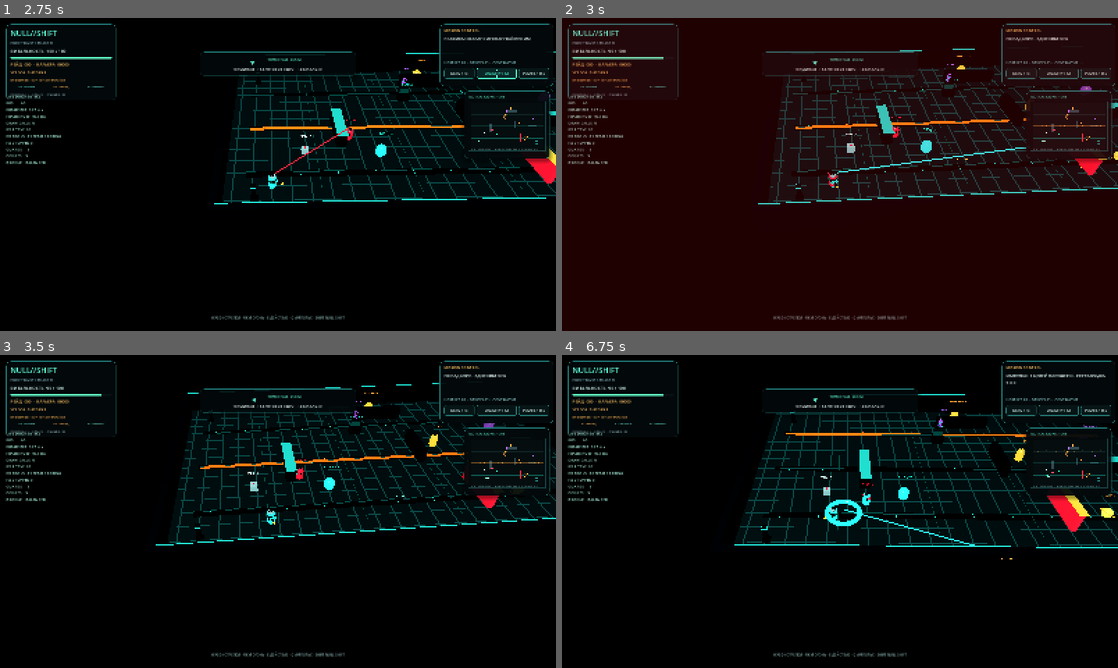
Above: before the commit, frames 1-4 (two rows, left to right).
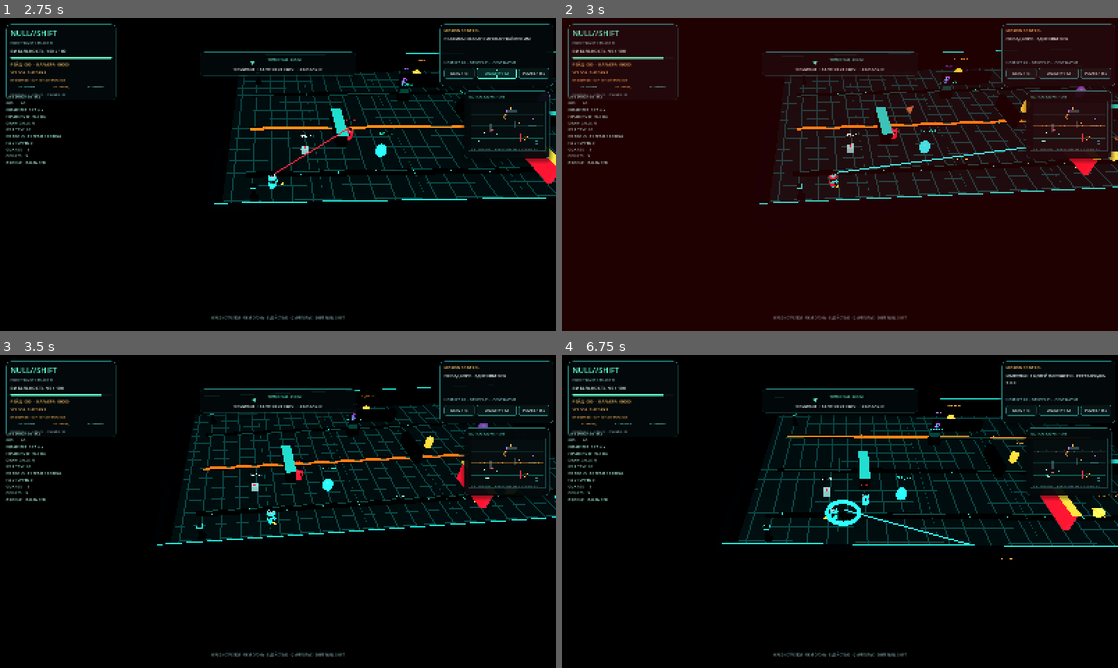
Above: after the commit, the same moments.

Repository: HADJAL001/osgard-world
Game: Godot game, scene res://scenes/main.tscn
The game is run twice, just before and just after one commit, with the same random seed, the same clock (stepped at 60 frames per second) and the same inputs.
Inputs (mouse positions are in pixels of both pictures, inside the frame that each line leads up to):
- Up to frame 1 (2.75 s): click "НАЧАТЬ РЕЙД / ENTER" at 0.5 s; click "DIAG / F3" at 1.25 s; click "QUALITY / F2" at 2 s
- Up to frame 2 (3 s): tap Enter at 2.75, 2.85 s; move the mouse to (962, 158) at 2.77 s; hold Right from 2.78 s (still down); click (962, 158) at 2.92 s
- Up to frame 3 (3.5 s): keep holding Right; tap Space at 3.02 s
- Up to frame 4 (6.75 s): move the mouse to (728, 527) at 3.52 s; release Right at 3.53 s; hold Down 3.53-4.28 s; tap Keypad Enter at 3.6 s; click (728, 527) at 3.67 s; tap Space at 3.77, 6.02 s; move the mouse to (895, 442) at 4.27 s; hold Right 4.28-5 s; tap H at 4.35 s; click (895, 442) at 4.42 s; click "НАЧАТЬ РЕЙД / ENTER" at 5 s; move the mouse to (812, 574) at 5.77 s; hold Up 5.78-6.53 s; tap E at 5.85 s; click (812, 574) at 5.92 s; move the mouse to (1006, 558) at 6.52 s; hold Left from 6.53 s (still down); tap Q at 6.6 s; click (1006, 558) at 6.67 s

Frame 1 is identical in both runs. In frame 2, 4.7% of the frame differs, in the area x 35-100%, y 9-60%; in frame 3, 5.9%; in frame 4, 6.8%, in the area x 28-100%, y 12-62%.

Commit message:
Polish Godot camera feedback and directional damage HUD

Diff:
--- a/godot/null-shift/scripts/main.gd
+++ b/godot/null-shift/scripts/main.gd
@@ -1,6 +1,7 @@
 extends Node3D
 
 const PLAYER_SPEED := 7.4
+const CAMERA_BASE_FOV := 49.0
 const CIPHER := [KEY_UP, KEY_LEFT, KEY_DOWN, KEY_RIGHT]
 const SAVE_PATH := "user://null_shift_career.cfg"
 const MAX_BEAM_POOL := 28
@@ -106,12 +107,18 @@
 var camera_shake_timer := 0.0
 var camera_shake_duration := 0.0
 var camera_shake_strength := 0.0
+var damage_direction_timer := 0.0
+var damage_direction_duration := 0.62
+var damage_direction_source: Node3D
+var damage_direction_fallback := Vector2.UP
 var current_frame_ms := 0.0
 var impact_flash_timer := 0.0
 var phase_flash_timer := 0.0
 var crosshair_kick := 0.0
 var crosshair_hit_timer := 0.0
 var impact_overlay: ColorRect
+var damage_direction_root: Control
+var damage_direction_arrow: Label
 var crosshair_root: Control
 var crosshair_parts: Array[ColorRect] = []
 var aim_target_node: Node3D
@@ -177,6 +184,7 @@
 	damage_flash_timer = maxf(0.0, damage_flash_timer - dt)
 	camera_shake_timer = maxf(0.0, camera_shake_timer - dt)
 	impact_flash_timer = maxf(0.0, impact_flash_timer - dt)
+	damage_direction_timer = maxf(0.0, damage_direction_timer - dt)
 	phase_flash_timer = maxf(0.0, phase_flash_timer - dt)
 	crosshair_kick = move_toward(crosshair_kick, 0.0, dt * 5.6)
 	crosshair_hit_timer = maxf(0.0, crosshair_hit_timer - dt)
@@ -198,6 +206,7 @@
 	_update_target_lock_ui(dt)
 	_update_objective_compass(dt)
 	_update_screen_overlay()
+	_update_damage_direction_ui()
 	hud_clock += dt
 	if hud_clock >= 0.12:
 		hud_clock = 0.0
@@ -828,7 +837,7 @@
 	add_child(camera_rig)
 	camera = Camera3D.new()
 	camera.name = "PerspectiveCamera"
-	camera.fov = 49.0
+	camera.fov = CAMERA_BASE_FOV
 	camera.near = 0.08
 	camera.far = 130.0
 	camera.position = Vector3(0.0, 23.5, 24.5)
@@ -1117,13 +1126,13 @@
 					_spawn_ring_burst(body.global_position + Vector3.UP * 0.12, materials["red"])
 					_screen_impulse(0.13, 0.24)
 					if distance < 7.6 and damage_cooldown <= 0.0 and _has_clear_path_to_player(body.global_position + Vector3.UP * 0.8, body):
-						_damage_player(float(guard["damage"]) * 1.35)
+						_damage_player(float(guard["damage"]) * 1.35, body)
 				elif role == "HEAVY":
 					_screen_impulse(0.055, 0.12)
 					if _player_inside_lanes(stored_lanes, 14.5, 0.88, body) and damage_cooldown <= 0.0:
-						_damage_player(float(guard["damage"]) * 1.3)
+						_damage_player(float(guard["damage"]) * 1.3, body)
 				elif _player_inside_lanes(stored_lanes, 14.5, 0.62, body) and damage_cooldown <= 0.0:
-					_damage_player(float(guard["damage"]))
+					_damage_player(float(guard["damage"]), body)
 				guard["attack_lanes"] = []
 				guard["cooldown"] = randf_range(1.45, 2.15) if role == "RANGER" else randf_range(2.0, 3.0)
 			guards[index] = guard
@@ -1428,7 +1437,7 @@
 func _near(first: Node3D, second: Node3D, distance: float) -> bool:
 	return is_instance_valid(first) and is_instance_valid(second) and first.global_position.distance_to(second.global_position) < distance
 
-func _damage_player(amount: float) -> void:
+func _damage_player(amount: float, attacker: Node3D = null) -> void:
 	if damage_cooldown > 0.0 or null_shift_timer > 0.0:
 		return
 	damage_cooldown = 0.5
@@ -1436,6 +1445,8 @@
 	impact_flash_timer = maxf(impact_flash_timer, 0.28)
 	_screen_impulse(0.24, 0.32)
 	player_health = maxf(0.0, player_health - amount)
+	if is_instance_valid(attacker):
+		_show_damage_direction(attacker)
 	_spawn_hit_sparks(player.global_position + Vector3.UP * 0.8, materials["red"])
 	_play_sfx(85.0, 0.24, 0.14)
 	objective_text = "ПОПАДАНИЕ · ЗДОРОВЬЕ %d%%" % int(player_health)
@@ -1821,6 +1832,7 @@
 	impact_overlay.mouse_filter = Control.MOUSE_FILTER_IGNORE
 	impact_overlay.visible = false
 	hud_root.add_child(impact_overlay)
+	_create_damage_direction_ui()
 	_create_crosshair()
 	_create_target_lock_ui()
 	_create_briefing_panel()
@@ -1877,6 +1889,63 @@
 	var detail := _label(text_column, detail_text, 10, Color(0.79, 0.89, 0.87))
 	detail.autowrap_mode = TextServer.AUTOWRAP_WORD_SMART
 	detail.size_flags_horizontal = Control.SIZE_EXPAND_FILL
+
+func _create_damage_direction_ui() -> void:
+	damage_direction_root = Control.new()
+	damage_direction_root.name = "DamageDirectionIndicator"
+	damage_direction_root.set_anchors_and_offsets_preset(Control.PRESET_FULL_RECT)
+	damage_direction_root.mouse_filter = Control.MOUSE_FILTER_IGNORE
+	damage_direction_root.z_index = 26
+	damage_direction_root.visible = false
+	hud_root.add_child(damage_direction_root)
+	damage_direction_arrow = Label.new()
+	damage_direction_arrow.name = "IncomingHitArrow"
+	damage_direction_arrow.text = "▲"
+	damage_direction_arrow.set_anchors_and_offsets_preset(Control.PRESET_TOP_LEFT)
+	damage_direction_arrow.size = Vector2(44.0, 44.0)
+	damage_direction_arrow.horizontal_alignment = HORIZONTAL_ALIGNMENT_CENTER
+	damage_direction_arrow.vertical_alignment = VERTICAL_ALIGNMENT_CENTER
+	damage_direction_arrow.add_theme_font_size_override("font_size", 30)
+	damage_direction_arrow.add_theme_color_override("font_color", Color(1.0, 0.24, 0.31, 0.0))
+	damage_direction_arrow.add_theme_color_override("font_outline_color", Color(0.025, 0.008, 0.012, 0.96))
+	damage_direction_arrow.add_theme_constant_override("outline_size", 5)
+	damage_direction_arrow.mouse_filter = Control.MOUSE_FILTER_IGNORE
+	damage_direction_root.add_child(damage_direction_arrow)
+
+func _show_damage_direction(source: Node3D) -> void:
+	if not is_instance_valid(source):
+		return
+	damage_direction_source = source
+	damage_direction_timer = damage_direction_duration
+	_update_damage_direction_ui()
+
+func _update_damage_direction_ui() -> void:
+	if not is_instance_valid(damage_direction_root) or not is_instance_valid(damage_direction_arrow):
+		return
+	var overlays_blocked := paused_game or mission_finished or briefing_visible or terminal_active
+	if damage_direction_timer <= 0.0 or overlays_blocked or not is_instance_valid(player) or not is_instance_valid(camera):
+		damage_direction_root.visible = false
+		return
+	var viewport_size: Vector2 = get_viewport().get_visible_rect().size
+	var center: Vector2 = viewport_size * 0.5
+	var direction := damage_direction_fallback
+	if is_instance_valid(damage_direction_source):
+		var source_anchor: Vector3 = damage_direction_source.global_position + Vector3.UP * 0.82
+		var projected: Vector2 = camera.unproject_position(source_anchor) - center
+		if camera.is_position_behind(source_anchor):
+			projected = -projected
+		if projected.length_squared() > 0.001:
+			direction = projected.normalized()
+	damage_direction_fallback = direction
+	var radius: float = minf(viewport_size.x, viewport_size.y) * 0.34
+	damage_direction_arrow.position = center + direction * radius - damage_direction_arrow.size * 0.5
+	damage_direction_arrow.rotation = direction.angle() + PI * 0.5
+	var strength: float = clampf(damage_direction_timer / maxf(0.001, damage_direction_duration), 0.0, 1.0)
+	var danger_color := Color(1.0, 0.2, 0.28, 0.96 * strength)
+	if player_health / maxf(1.0, player_max_health) > 0.35:
+		danger_color = Color(1.0, 0.49, 0.27, 0.93 * strength)
+	damage_direction_arrow.add_theme_color_override("font_color", danger_color)
+	damage_direction_root.visible = true
 
 func _create_crosshair() -> void:
 	crosshair_root = Control.new()
@@ -2408,6 +2477,12 @@
 	camera.global_position = camera_follow_position + shake
 	var aim_lead := Vector3(player_aim.x, 0.0, player_aim.z).normalized() * 0.7
 	camera.look_at(player.global_position + Vector3(0.0, 0.55, 0.0) + aim_lead, Vector3.UP)
+	var horizontal_speed := Vector2(player.velocity.x, player.velocity.z).length()
+	var movement_fov := clampf(horizontal_speed / PLAYER_SPEED, 0.0, 1.0) * 1.35
+	var shift_fov := 3.1 if null_shift_timer > 0.0 else 0.0
+	var recoil_fov := clampf(weapon_recoil, 0.0, 1.0) * 0.85
+	var target_fov: float = CAMERA_BASE_FOV + movement_fov + shift_fov + recoil_fov
+	camera.fov = lerpf(camera.fov, target_fov, 1.0 - exp(-maxf(delta, 0.0) * 4.8))
 
 func _update_player_material() -> void:
 	# The suit is a child of the articulated visual rig, not the physics root.
--- a/godot/null-shift/tests/runtime_smoke.gd
+++ b/godot/null-shift/tests/runtime_smoke.gd
@@ -53,6 +53,50 @@
 		return
 	game.terminal_unlocked = compass_saved_terminal
 	game.core_secured = compass_saved_core
+
+	print("RUNTIME_STAGE: cinematic camera response and incoming-damage direction")
+	if not _expect(is_instance_valid(game.damage_direction_root) and is_instance_valid(game.damage_direction_arrow), "directional damage indicator must instantiate as a native HUD control"):
+		return
+	var saved_fov: float = game.camera.fov
+	var saved_shift_timer: float = game.null_shift_timer
+	var saved_recoil: float = game.weapon_recoil
+	var saved_velocity: Vector3 = game.player.velocity
+	game.null_shift_timer = 1.0
+	game.weapon_recoil = 0.0
+	game.player.velocity = Vector3.ZERO
+	game._update_camera(0.12)
+	if not _expect(game.camera.fov > saved_fov, "NULL SHIFT must smoothly widen the cinematic camera FOV"):
+		return
+	game.null_shift_timer = 0.0
+	for _settle in range(12):
+		game._update_camera(0.12)
+	if not _expect(absf(game.camera.fov - 49.0) < 0.25, "camera FOV must smoothly return to baseline after the shift"):
+		return
+	game.null_shift_timer = saved_shift_timer
+	game.weapon_recoil = saved_recoil
+	game.player.velocity = saved_velocity
+	var direction_guard: Node3D = game.guards[0]["node"]
+	var saved_guard_position: Vector3 = direction_guard.global_position
+	var saved_health_direction: float = game.player_health
+	var saved_damage_cooldown: float = game.damage_cooldown
+	game.damage_cooldown = 0.0
+	game.null_shift_timer = 0.0
+	direction_guard.global_position = game.player.global_position + Vector3(0.0, 0.0, -4.0)
+	game._damage_player(5.0, direction_guard)
+	game._update_damage_direction_ui()
+	if not _expect(game.damage_direction_timer > 0.0 and game.damage_direction_root.visible, "incoming hostile damage must show a fading direction marker"):
+		return
+	if not _expect(game.damage_direction_arrow.position.distance_to(get_viewport().get_visible_rect().size * 0.5) > 50.0, "damage arrow must anchor to the viewport edge, not the screen centre"):
+		return
+	game.damage_direction_timer = 0.0
+	game._update_damage_direction_ui()
+	if not _expect(not game.damage_direction_root.visible, "damage direction marker must hide when its timer expires"):
+		return
+	game.player_health = saved_health_direction
+	game.damage_cooldown = saved_damage_cooldown
+	game.damage_direction_source = null
+	direction_guard.global_position = saved_guard_position
+	game._update_hud()
 
 	print("RUNTIME_STAGE: assisted targeting and projected lock reticle")
 	if not _expect(is_instance_valid(game.target_lock_root) and is_instance_valid(game.target_lock_health_bar), "target lock reticle and live target health bar must instantiate"):
Not shown, changed: godot/null-shift/README.md
Not shown, changed: scripts/null-shift-godot-smoke.mjs
